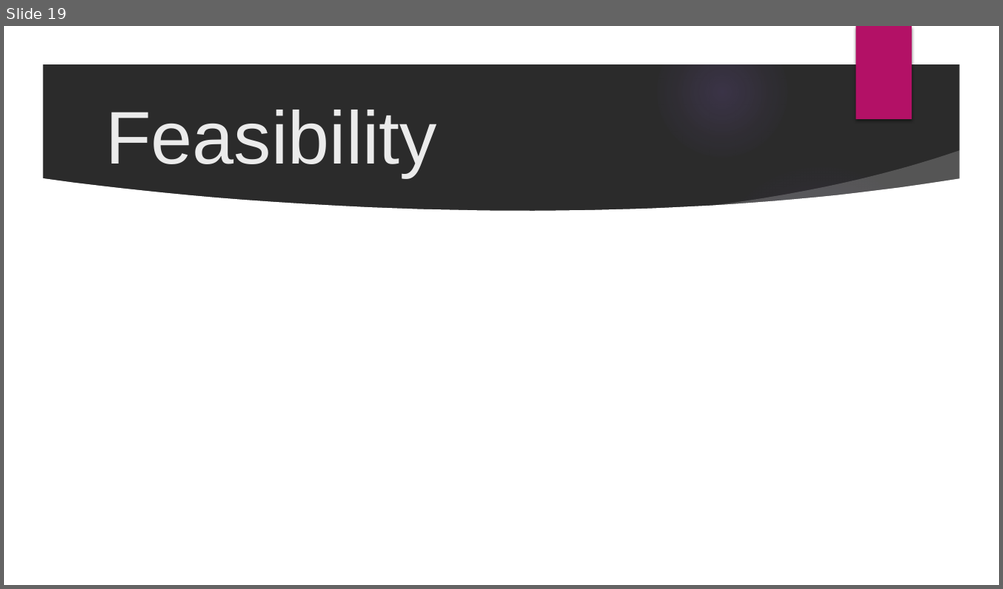
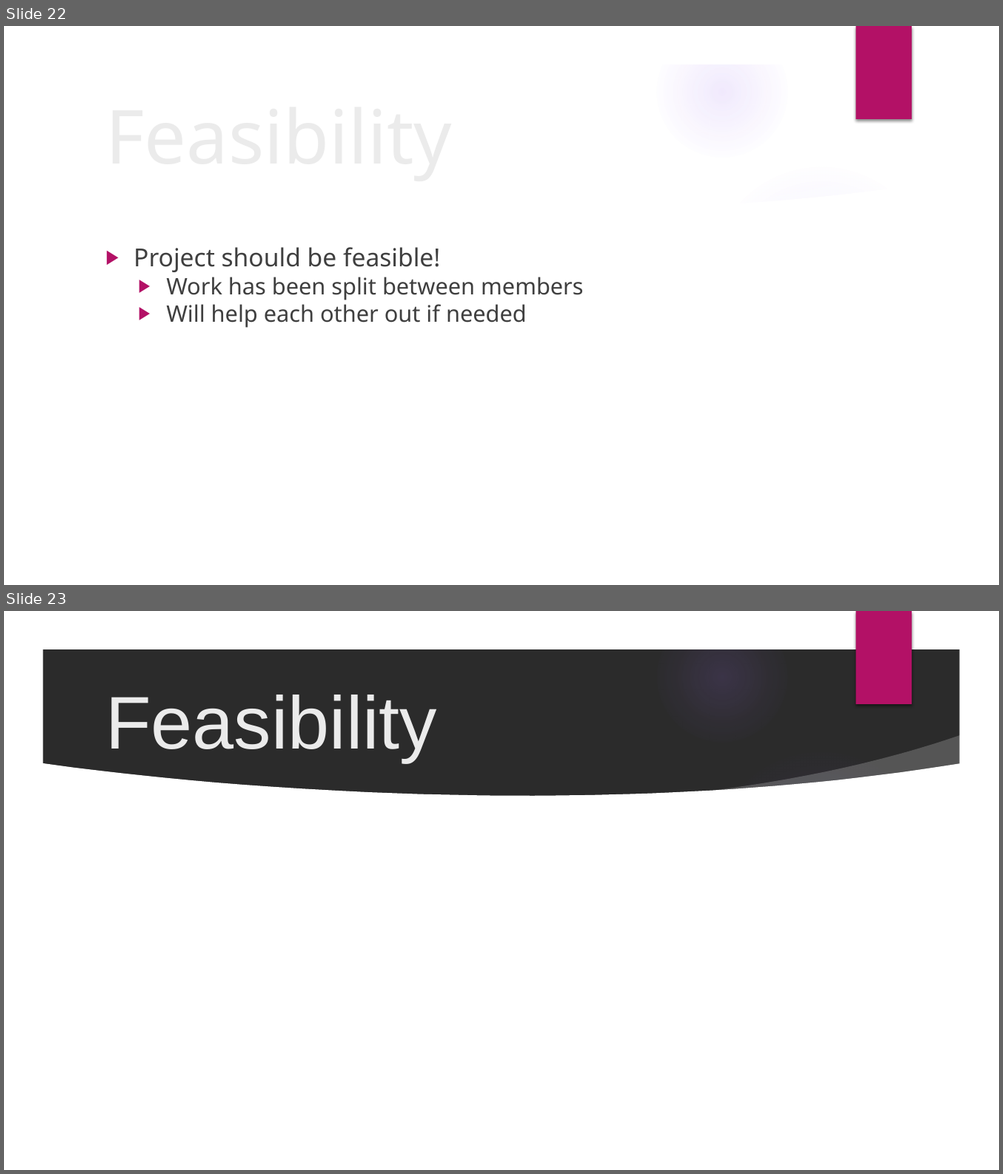
Before and after one commit to cejones9/Prioritize, a slide deck: docs/Prioritize (1).pptx. Shown one above the other, each under a label of ours: slide 19 before the commit, slides 22 and 23 after it. The pictures are 1003x589 and 1003x1174 pixels, drawn with LibreOffice and Linux fonts; fonts in the diff are those of the drawing; background and template pictures are left out; a plain dark background stands for a picture behind light text. Boxes give left, top, right and bottom in pixels: in the first picture for what was removed or moved away, otherwise in the second. Text is boxed around its words. In the diff, an @@ line names an element or a change of style, - is before the commit and + after.

```diff
--- a/docs/Prioritize (1).pptx
+++ b/docs/Prioritize (1).pptx
@@ slide 22 added at box(4, 26, 999, 585), background picture (left out); not listed: 9 template elements that a slide beside it also shows @@
@@ title added at box(98, 105, 813, 163), 72 pt, text #EBEBEB @@
+Feasibility
@@ text added at box(134, 247, 583, 328), 22 pt, text #3F3F3F @@
+▶ Project should be feasible!
+  ▶ Work has been split between members
+  ▶ Will help each other out if needed
@@ what was slide 19 is now slide 23 @@
```
Also in this commit, not shown: 15 slides changed, 6 other slides added, 3 slides removed.
